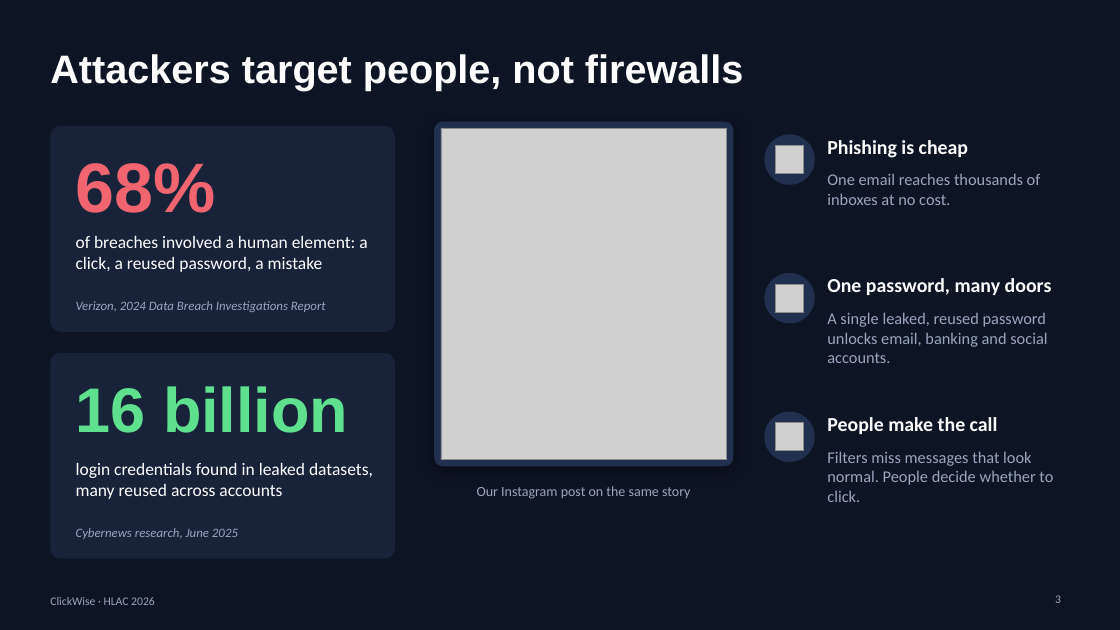
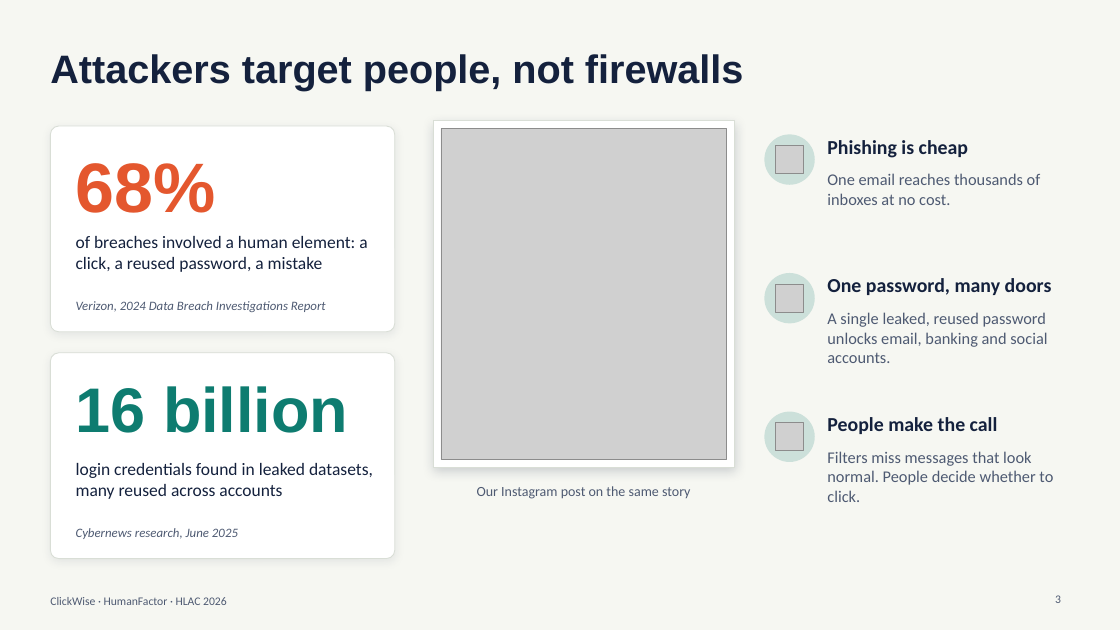
Before and after one commit to sokhiaryan/HumanFactor, a slide deck: slide 3 of ClickWise-presentation.pptx. Drawn at 1120x630 pixels with LibreOffice and Linux fonts; fonts in the diff are those of the drawing; grey boxes stand for pictures. Boxes give left, top, right and bottom in pixels: in the first picture for what was removed or moved away, otherwise in the second. Text is boxed around its words. In the diff, an @@ line names an element or a change of style, - is before the commit and + after.

```diff
--- a/ClickWise-presentation.pptx
+++ b/ClickWise-presentation.pptx
@@ background #0D1424 to #F6F7F2 @@
@@ rounded rectangle at [50,126,395,332]: fill #18233A to #FFFFFF; outline none to #D9DED6 0.75 pt; shadow on; proportions changed @@
@@ text "68%" at [76,163,216,213]: text colour #F0656F to #E4572E @@
@@ rectangle at [434,121,734,467]: rounded rectangle to rectangle; fill #223050 to #FFFFFF; outline none to #D9DED6 0.75 pt; shadow changed @@
@@ rounded rectangle at [50,353,395,559]: fill #18233A to #FFFFFF; outline none to #D9DED6 0.75 pt; shadow on; proportions changed @@
@@ text "16 billion" at [76,386,348,433]: text colour #5EE08E to #0E7C70 @@
@@ fill #223050 to #0E7C70 at 18% opacity in 3 elements at [765,134,815,185], [765,273,815,323], [765,412,815,462] @@
@@ text colour #FFFFFF to #14213D in 6 elements at [50,54,743,90], [76,236,367,272], [76,463,373,499], [827,140,968,158], [827,278,1052,295], [827,417,998,434] @@
@@ text at [50,597,227,605]: text changed; text colour #9AA6BD to #4E5A72 @@
-ClickWise · HLAC 2026
+ClickWise · HumanFactor · HLAC 2026
@@ text colour #9AA6BD to #4E5A72 in 7 elements at [76,301,326,312], [76,528,238,539], [477,486,691,499], [827,173,1041,205], [827,312,1047,363], [827,451,1053,502], [1055,595,1061,603] @@
```
Also in this commit, not shown: 11 other slides changed, 8 slides added, 6 slides removed.
